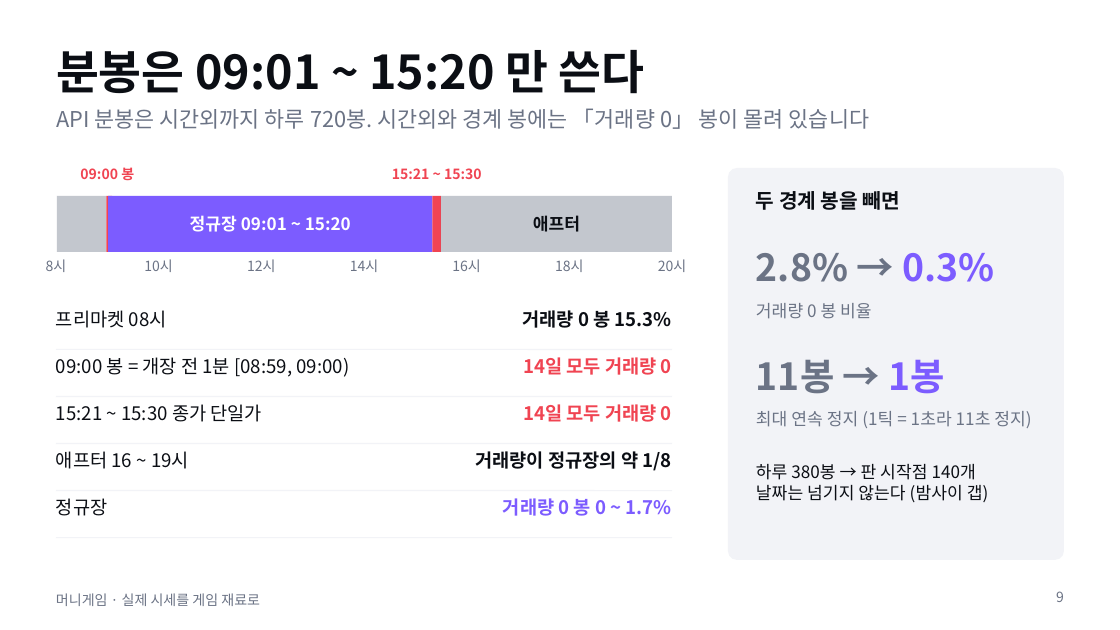
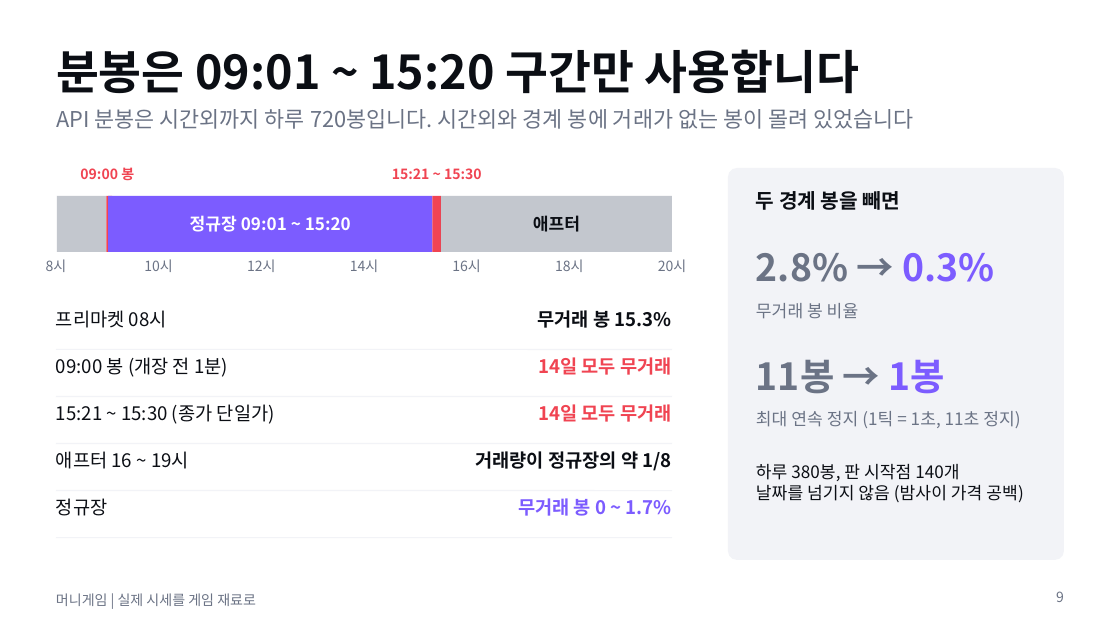
Before and after one commit to mth1108/money_game, a slide deck: slide 9 of presentations/01-data/moneygame-progress.pptx. Drawn at 1120x630 pixels with LibreOffice and Linux fonts; fonts in the diff are those of the drawing. Boxes give left, top, right and bottom in pixels: in the first picture for what was removed or moved away, otherwise in the second. Text is boxed around its words. In the diff, an @@ line names an element or a change of style, - is before the commit and + after.

```diff
--- a/presentations/01-data/moneygame-progress.pptx
+++ b/presentations/01-data/moneygame-progress.pptx
@@ title at (56,49,860,94): text changed @@
-분봉은 09:01 ~ 15:20 만 쓴다
+분봉은 09:01 ~ 15:20 구간만 사용합니다
@@ text at (56,109,914,129): text changed @@
-API 분봉은 시간외까지 하루 720봉. 시간외와 경계 봉에는 「거래량 0」 봉이 몰려 있습니다
+API 분봉은 시간외까지 하루 720봉입니다. 시간외와 경계 봉에 거래가 없는 봉이 몰려 있었습니다
@@ text at (538,310,672,328): text changed @@
-거래량 0 봉 15.3%
+무거래 봉 15.3%
@@ text at (756,303,859,319): text changed @@
-거래량 0 봉 비율
+무거래 봉 비율
@@ text at (56,357,228,377): text changed @@
-09:00 봉 = 개장 전 1분 [08:59, 09:00)
+09:00 봉 (개장 전 1분)
@@ text at (538,357,671,375): text changed @@
-14일 모두 거래량 0
+14일 모두 무거래
@@ text at (56,404,275,424): text changed @@
-15:21 ~ 15:30 종가 단일가
+15:21 ~ 15:30 (종가 단일가)
@@ text at (538,404,671,422): text changed @@
-14일 모두 거래량 0
+14일 모두 무거래
@@ text at (756,411,1020,428): text changed @@
-최대 연속 정지 (1틱 = 1초라 11초 정지)
+최대 연속 정지 (1틱 = 1초, 11초 정지)
@@ text at (756,464,1023,502): text changed @@
-하루 380봉 → 판 시작점 140개
-날짜는 넘기지 않는다 (밤사이 갭)
+하루 380봉, 판 시작점 140개
+날짜를 넘기지 않음 (밤사이 가격 공백)
@@ text at (518,498,672,516): text changed @@
-거래량 0 봉 0 ~ 1.7%
+무거래 봉 0 ~ 1.7%
@@ text at (56,593,256,606): text changed @@
-머니게임 · 실제 시세를 게임 재료로
+머니게임 | 실제 시세를 게임 재료로
```
Also in this commit, not shown: 11 other slides changed, 2 other files.
